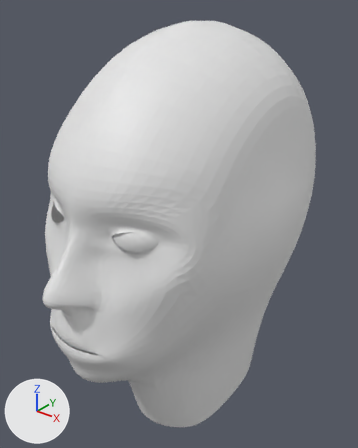
The Blender file justin3.blend as it was, and as the next commit left it.
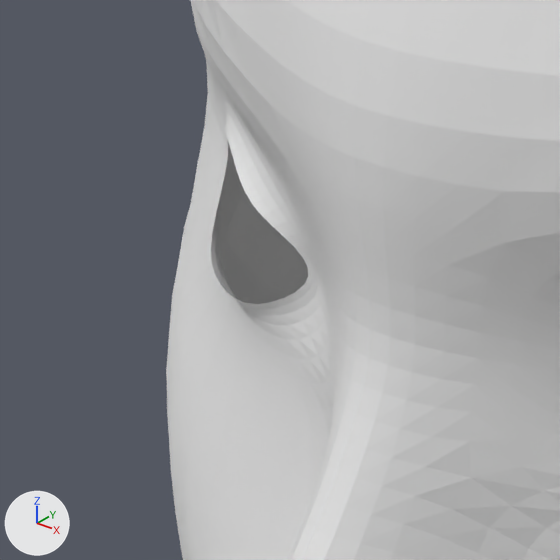
The first picture shows the older version from a camera (50 mm lens) standing at (7.92, -9.86, 5.57) and looking at (-0.12, 0.2, -0.66). The close-ups show both versions on the part from 6% to 28% of the width and 40% to 57% of the height of that picture; other places that the commit changed are outside them. Every picture has the same lights, and +X, +Y and +Z are marked at lower left.
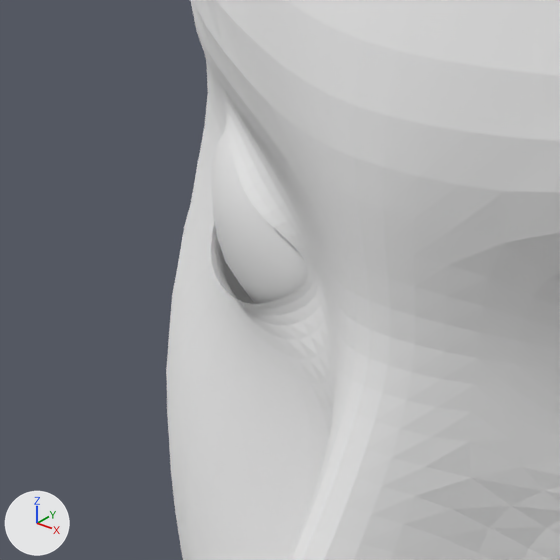
What changed in the scene script:
```text
Add mat_material:
    mat_material = diffuse_material('Material')
    mat_material.base_color = (0.8, 0.8, 0.8)  # white #e7e7e7
Add me_mesh_001:
    me_mesh_001.from_pydata(...)  # 640 vertices, 608 faces; spans x -1.02..0.98, y -0.98..1.02, z -0.6..0.81
    me_mesh_001.polygons.foreach_set('use_smooth', [True] * 608)
    me_mesh_001.materials.append(mat_material)  # white #e7e7e7
Add ob_surfsphere_001:
    ob_surfsphere_001 = bpy.data.objects.new('SurfSphere.001', me_mesh_001)
    ob_surfsphere_001.location = (-1.004, -2.502, 0.449)
    ob_surfsphere_001.scale = (0.787, 0.787, 0.787)
```

Location of each change, [x1, y1, x2, y2] in pixels of the close-ups (560 x 560 px):
'SurfSphere.001', added: after [211, 131, 308, 304]
